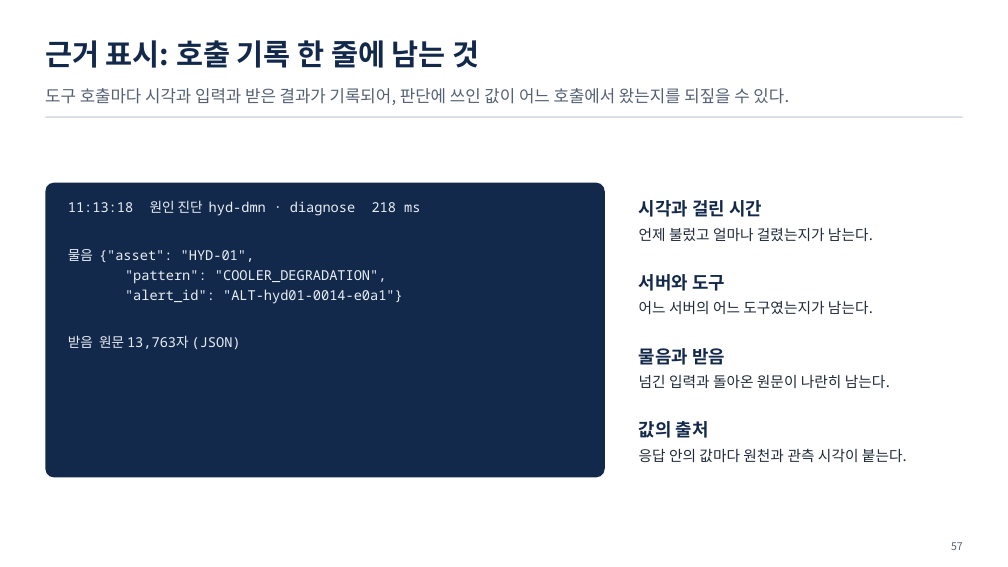
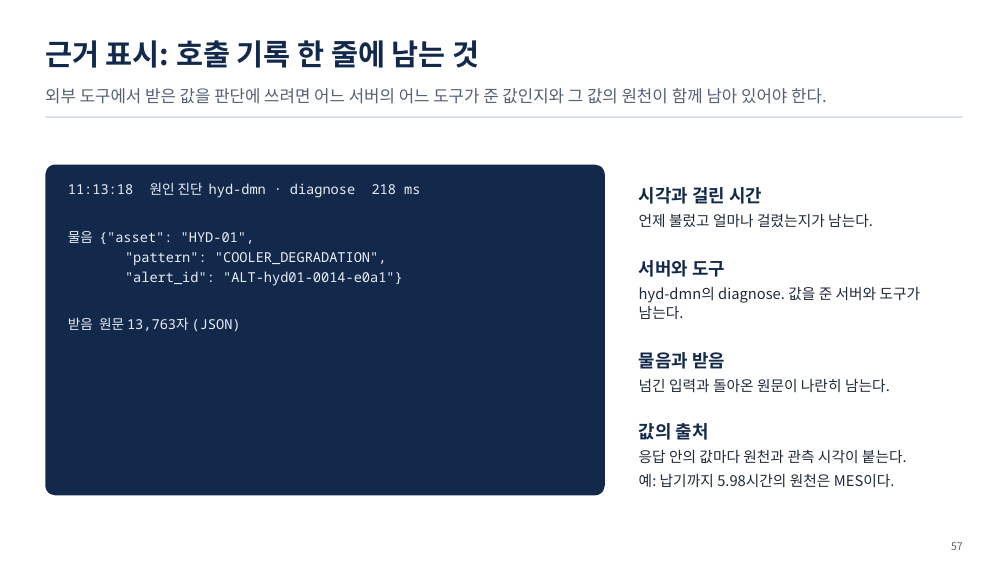
Before and after one commit to uengine-oss/hyd-iot-edu, a slide deck: slide 57 of docs/교재/통합반/06일차/통합반_06일차.pptx. Drawn at 1008x567 pixels with LibreOffice and Linux fonts; fonts in the diff are those of the drawing. Boxes give left, top, right and bottom in pixels: in the first picture for what was removed or moved away, otherwise in the second. Text is boxed around its words. In the diff, an @@ line names an element or a change of style, - is before the commit and + after.

```diff
--- a/docs/교재/통합반/06일차/통합반_06일차.pptx
+++ b/docs/교재/통합반/06일차/통합반_06일차.pptx
@@ text at [45, 88, 827, 104]: text changed @@
-도구 호출마다 시각과 입력과 받은 결과가 기록되어, 판단에 쓰인 값이 어느 호출에서 왔는지를 되짚을 수 있다.
+외부 도구에서 받은 값을 판단에 쓰려면 어느 서버의 어느 도구가 준 값인지와 그 값의 원천이 함께 남아 있어야 한다.
@@ rounded rectangle: place and size @@
-rounded rectangle at [45, 182, 605, 477]
+rounded rectangle at [45, 165, 605, 496]
@@ text "11:13:18 원인 진단 hyd-dmn · ...": place and size @@
-text "11:13:18 원인 진단 hyd-dmn · ..." at [68, 200, 420, 349]
+text "11:13:18 원인 진단 hyd-dmn · ..." at [68, 182, 420, 331]
@@ text "시각과 걸린 시간": place and size @@
-text "시각과 걸린 시간" at [639, 200, 873, 241]
+text "시각과 걸린 시간" at [639, 187, 873, 227]
@@ text "서버와 도구": place and size @@
-text "서버와 도구" at [639, 274, 873, 314]
+text "서버와 도구" at [639, 260, 921, 319]
@@ text at [639, 287, 921, 319]: text changed @@
-어느 서버의 어느 도구였는지가 남는다.
+hyd-dmn의 diagnose. 값을 준 서버와 도구가 남는다.
@@ text "물음과 받음": place and size @@
-text "물음과 받음" at [639, 348, 890, 388]
+text "물음과 받음" at [639, 352, 890, 392]
@@ text at [639, 474, 895, 487]: paragraph added @@
+예: 납기까지 5.98시간의 원천은 MES이다.
```
Also in this commit, not shown: 11 other slides changed, 12 other files.
